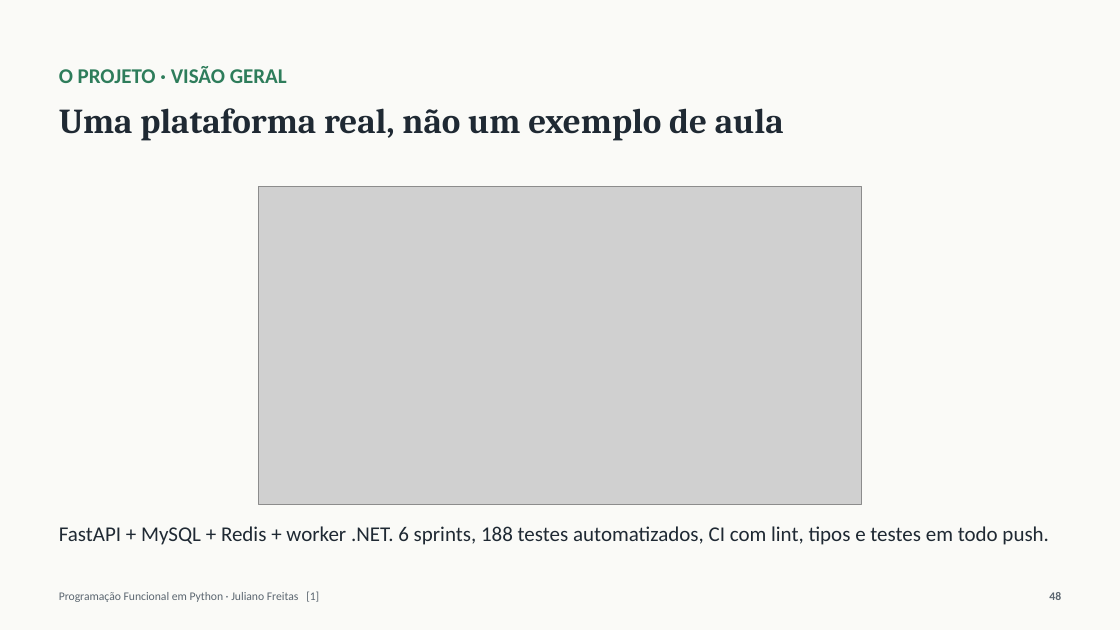
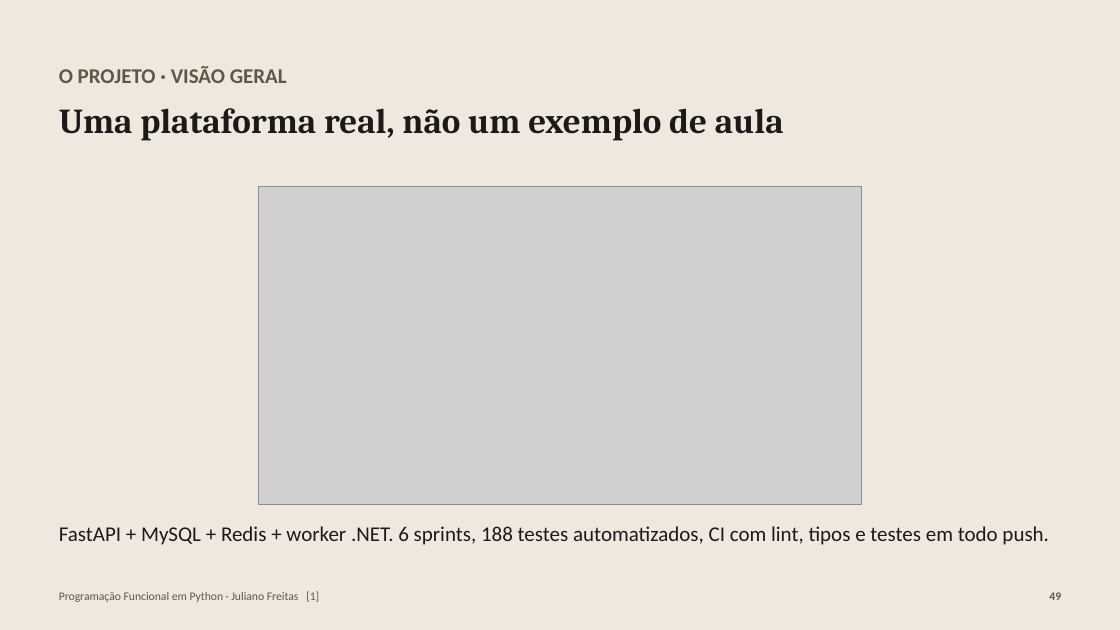
Before and after one commit to julianosfreitas/scrapping_italy, a slide deck: slide 49 of docs/PF-Python-Ponte-Italia.pptx (slide 48 before the commit). Drawn at 1120x630 pixels with LibreOffice and Linux fonts; fonts in the diff are those of the drawing; grey boxes stand for pictures. Boxes give left, top, right and bottom in pixels: in the first picture for what was removed or moved away, otherwise in the second. Text is boxed around its words. In the diff, an @@ line names an element or a change of style, - is before the commit and + after.

Commit message:
docs: slides na paleta do logo — mais simples, didáticos e com exemplos reais

```diff
--- a/docs/PF-Python-Ponte-Italia.pptx
+++ b/docs/PF-Python-Ponte-Italia.pptx
@@ rectangle at [0,0,1120,630]: fill #FAFAF7 to #F0E8DE @@
@@ text "O PROJETO · VISÃO GERAL" at [59,66,287,83]: text colour #2E7D5B to #5A5A47 @@
@@ text "Uma plataforma real, não um ..." at [59,108,784,141]: text colour #1F2933 to #1B1A18 @@
@@ text "FastAPI + MySQL + Redis ..." at [59,526,1049,545]: text colour #1F2933 to #1B1A18 @@
@@ text "Programação Funcional em Python · ..." at [59,591,319,602]: text colour #5B6670 to #5A5A47 @@
@@ text at [1049,592,1061,600]: text changed; text colour #5B6670 to #5A5A47 @@
-48
+49
```
Also in this commit, not shown: 60 other slides changed, 2 slides added, 4 other files.
